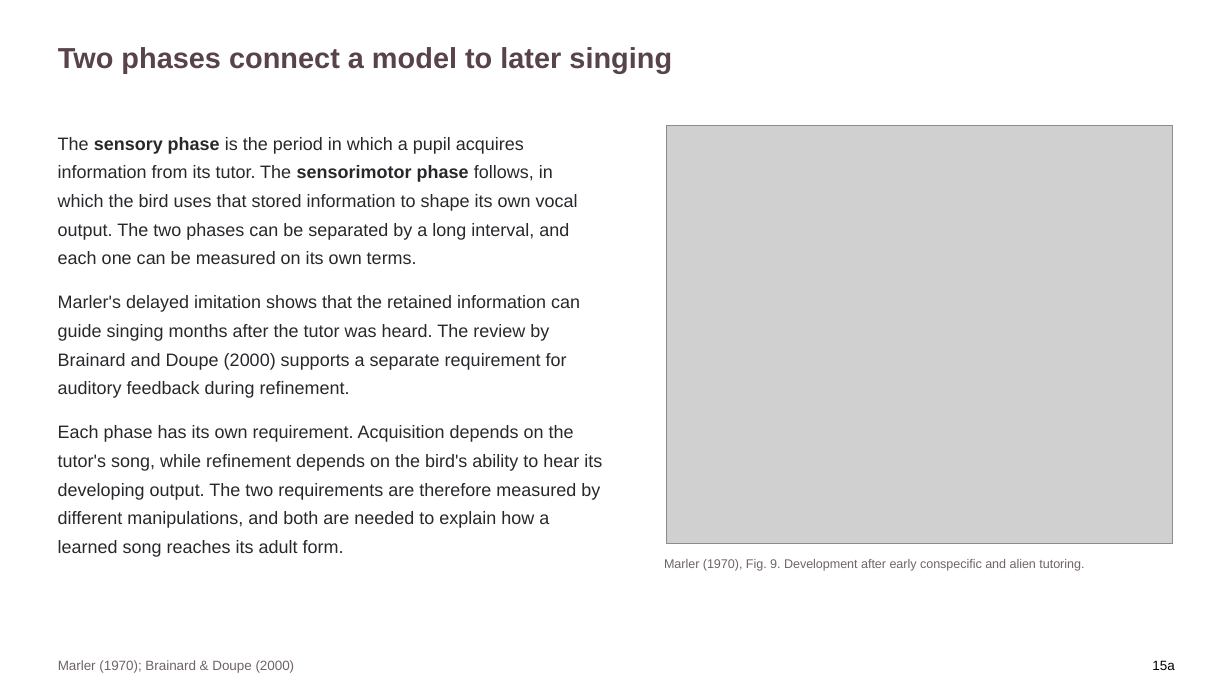
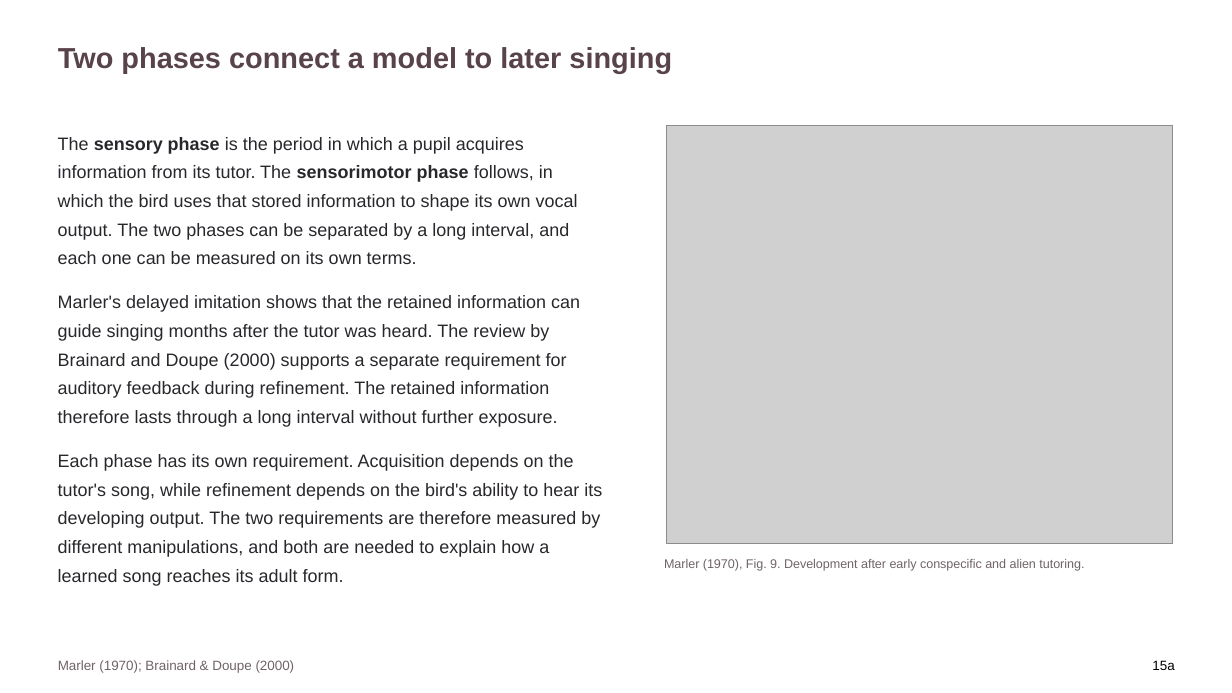
Before and after one commit to jordanxxlopez/NEUROETHOLOGY, a slide deck: slide 20 of scaffolded/Neuroethology_Lecture33_FA2026_SCAFFOLDED.pptx. Drawn at 1232x693 pixels with LibreOffice and Linux fonts; fonts in the diff are those of the drawing; grey boxes stand for pictures. Boxes give left, top, right and bottom in pixels: in the first picture for what was removed or moved away, otherwise in the second. Text is boxed around its words. In the diff, an @@ line names an element or a change of style, - is before the commit and + after.

```diff
--- a/scaffolded/Neuroethology_Lecture33_FA2026_SCAFFOLDED.pptx
+++ b/scaffolded/Neuroethology_Lecture33_FA2026_SCAFFOLDED.pptx
@@ text at box(58, 295, 580, 427): text changed @@
-Marler's delayed imitation shows that the retained information can guide singing months after the tutor was heard. The review by Brainard and Doupe (2000) supports a separate requirement for auditory feedback during refinement.
+Marler's delayed imitation shows that the retained information can guide singing months after the tutor was heard. The review by Brainard and Doupe (2000) supports a separate requirement for auditory feedback during refinement. The retained information therefore lasts through a long interval without further exposure.
```
Also in this commit, not shown: 46 other slides changed, 6 other files.
